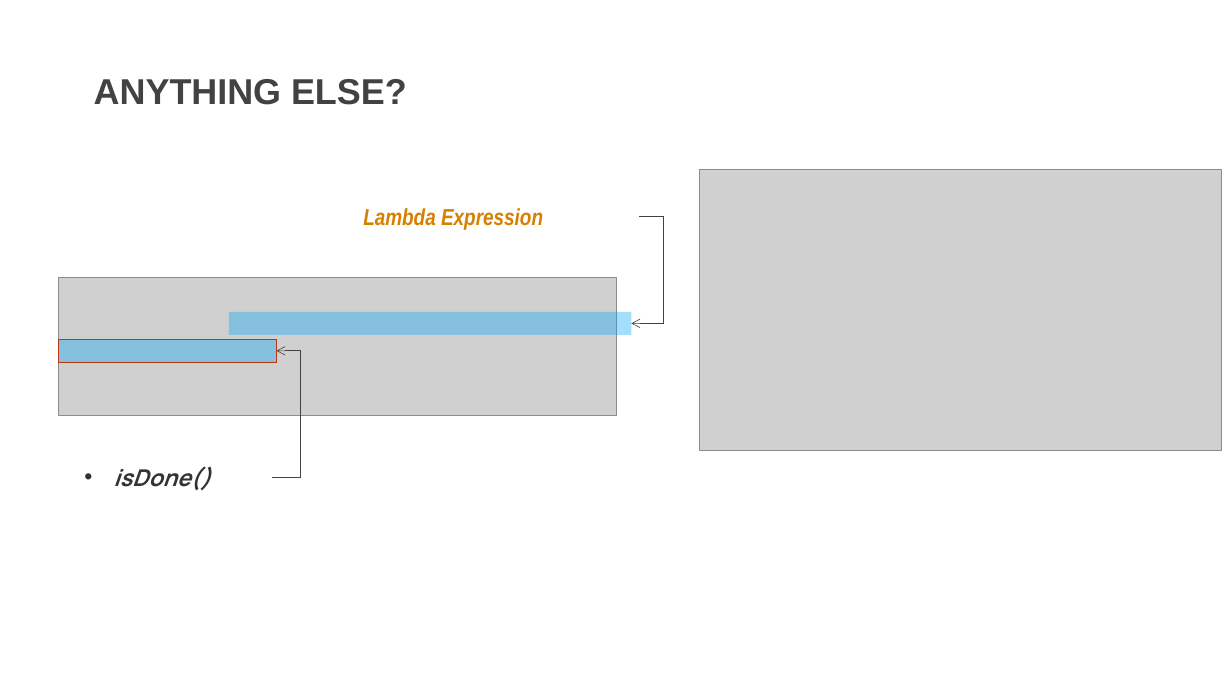
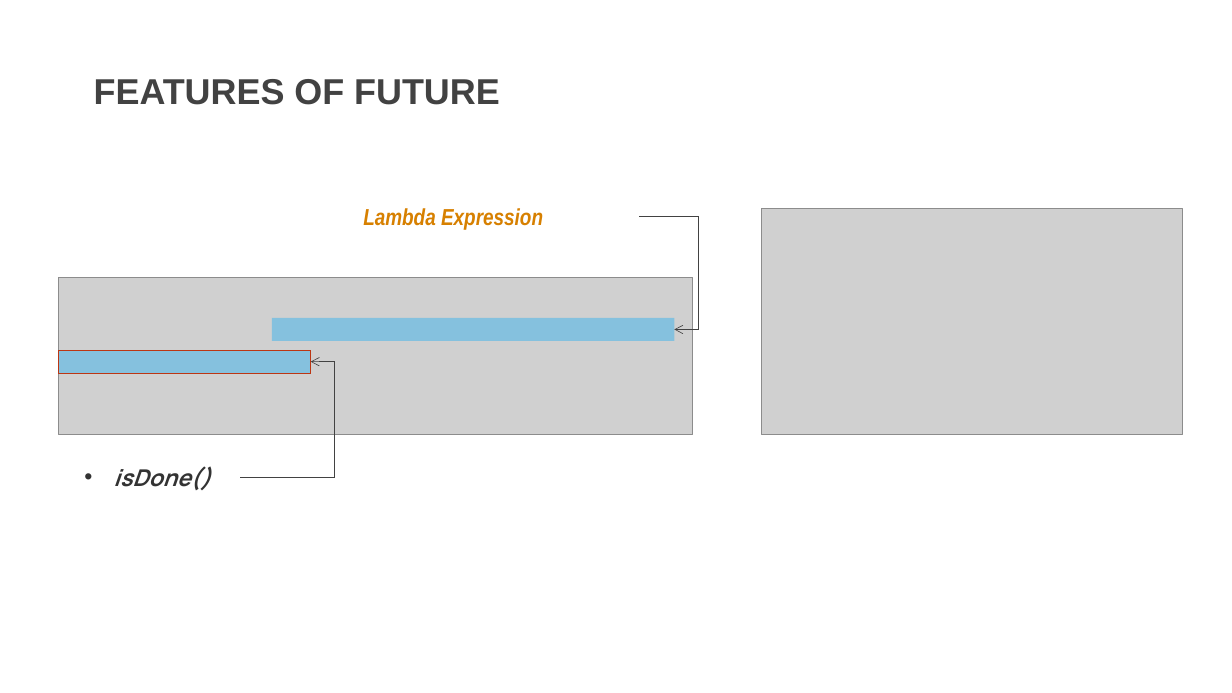
Before and after one commit to DevDay2019-AxonActive/DevDay2019---Advanced-Java, a slide deck: slide 5 of presentations/java_future.pptx. Drawn at 1232x693 pixels with LibreOffice and Linux fonts; fonts in the diff are those of the drawing; grey boxes stand for pictures; background and template pictures are left out. Boxes give left, top, right and bottom in pixels: in the first picture for what was removed or moved away, otherwise in the second. Text is boxed around its words. In the diff, an @@ line names an element or a change of style, - is before the commit and + after.

Commit message:
update

```diff
--- a/presentations/java_future.pptx
+++ b/presentations/java_future.pptx
@@ text at [94, 79, 500, 105]: text changed @@
-ANYTHING ELSE?
+FEATURES OF FUTURE
@@ picture: place and size @@
-picture at [700, 170, 1222, 451]
+picture at [762, 208, 1183, 434]
@@ elbow arrow moved from (640, 217) - (631, 323) to (640, 217) - (675, 330) @@
@@ picture: place and size @@
-picture at [59, 277, 617, 416]
+picture at [59, 277, 693, 434]
@@ rectangle: place and size @@
-rectangle at [229, 312, 631, 335]
+rectangle at [272, 318, 674, 341]
@@ rectangle: place and size @@
-rectangle at [59, 339, 277, 362]
+rectangle at [59, 350, 311, 373]
@@ elbow arrow moved from (272, 477) - (276, 351) to (240, 477) - (311, 361) @@
```
Also in this commit, not shown: 17 other slides changed.
